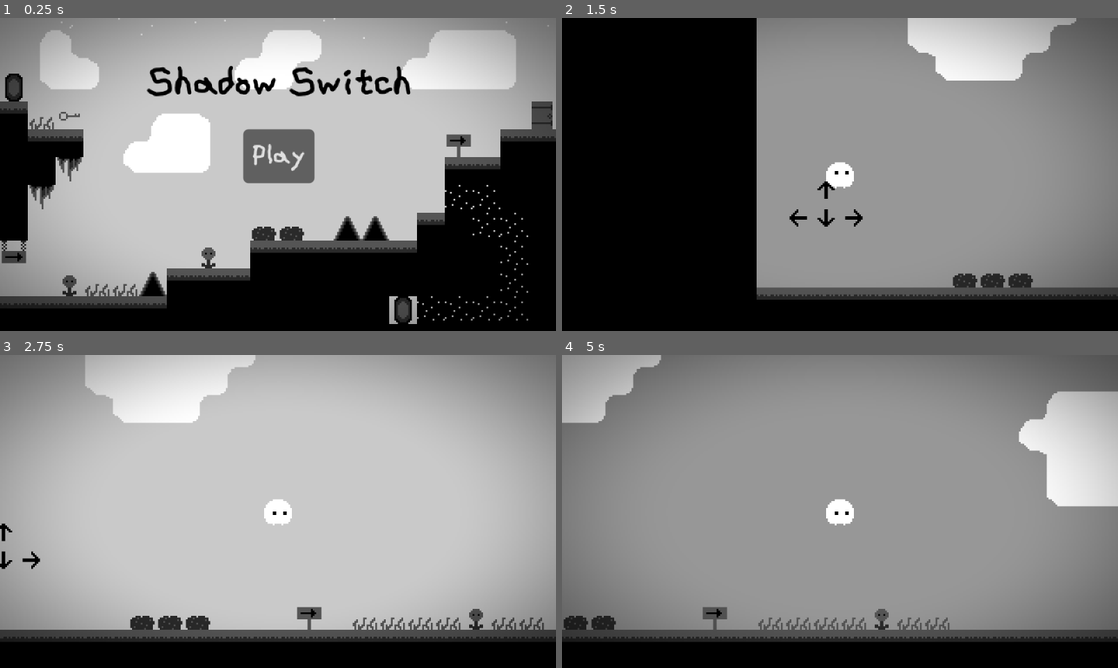
Above: before the commit, frames 1-4 (two rows, left to right).
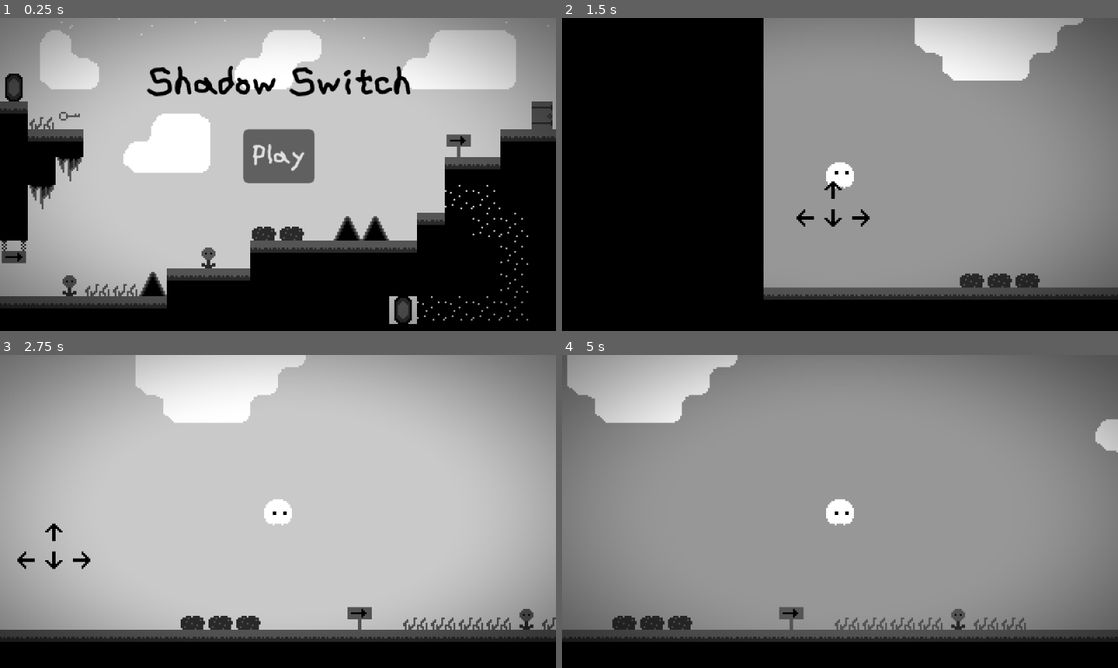
Above: after the commit, the same moments.

Repository: Shadow-Switch/Shadow-Switch
Game: Godot game, scene res://scenes/main.tscn
Two runs of this game, one before a commit and one after it. Both use one fixed random seed, a clock stepped at 60 frames per second and the inputs below.
Inputs:
- Up to frame 1 (0.25 s): no input
- Up to frame 2 (1.5 s): click "Play" at 0.5 s; tap Enter (ui_accept) at 1.25 s; hold D (move_right) from 1.28 s (still down); tap X (switch_dimension) at 1.35 s
- Up to frame 3 (2.75 s): keep holding D (move_right); tap W (jump) at 1.52, 2.27 s; tap X (switch_dimension) at 2.1 s
- Up to frame 4 (5 s): release D (move_right) at 2.78 s; hold A (move_left) 2.78-3.53 s; tap X (switch_dimension) at 2.85, 3.6, 4.35 s; hold D (move_right) from 3.53 s (still down); tap W (jump) at 3.77, 4.52 s

The runs differ from the first frame. In frame 2, 2.6% of the frame differs, in the area x 35-100%, y 0-90%; in frame 3, 6.5%; in frame 4, 11%, in the area x 0-100%, y 0-91%.

Commit message:
플레이어 픽셀에 스냎 코드 삭제

Diff:
--- a/project.godot
+++ b/project.godot
@@ -89,3 +89,4 @@
 renderer/rendering_method.mobile="gl_compatibility"
 environment/defaults/default_clear_color=Color(0.7882353, 0.7882353, 0.7882353, 1)
 2d/snap/snap_2d_transforms_to_pixel=true
+2d/snap/snap_2d_vertices_to_pixel=true
--- a/scripts/player.gd
+++ b/scripts/player.gd
@@ -59,9 +59,6 @@
 		if (left_collider and not "Spike" == left_collider.name) and (right_collider and not "Spike" == right_collider.name):
 			last_floor = snap_to_grid(global_position)
 
-	# 픽셀에 스냅
-	position = position.round()
-
 func snap_to_grid(pos: Vector2) -> Vector2:
 	return Vector2(
 		(floor(pos.x / 16) * 16) + 8,
